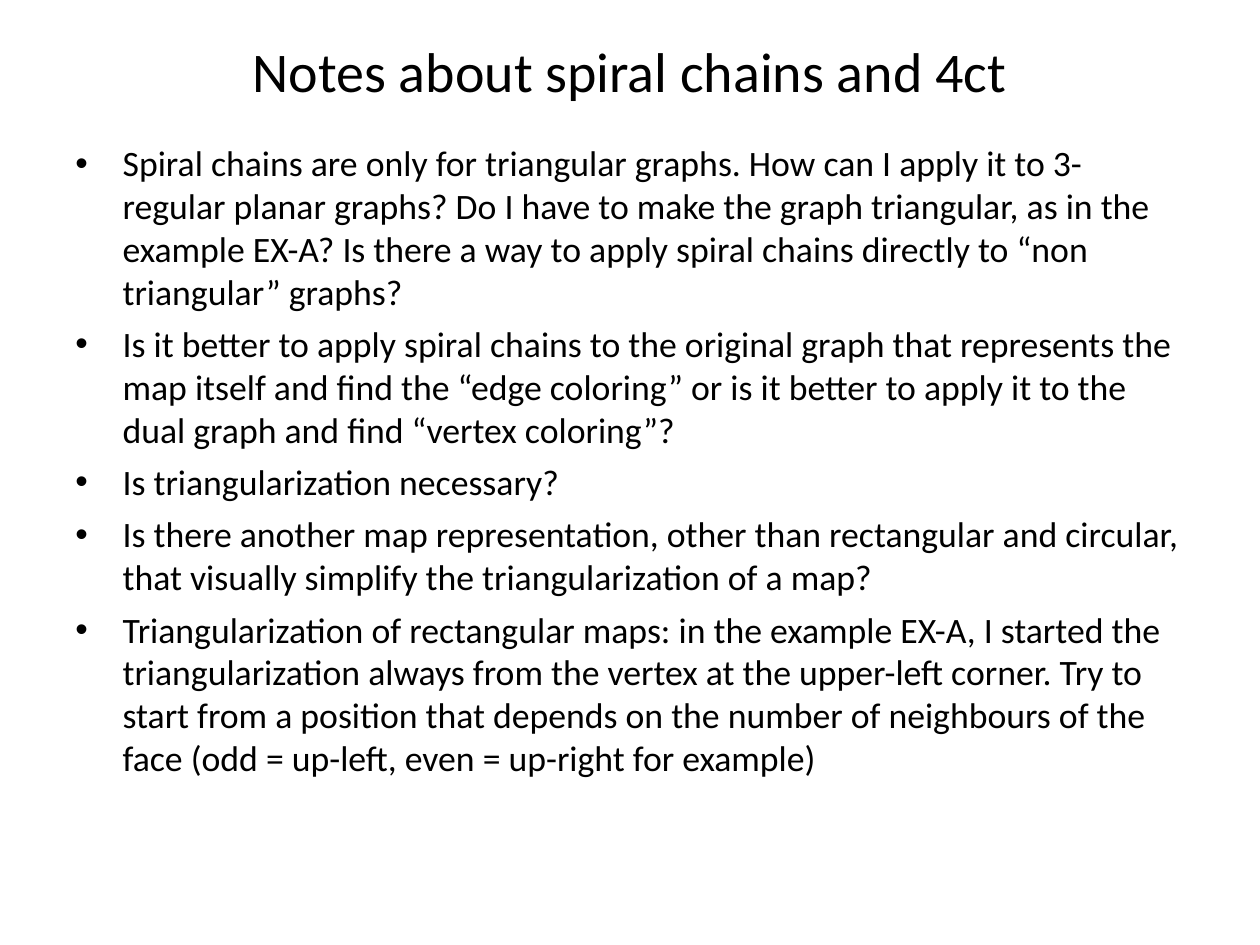
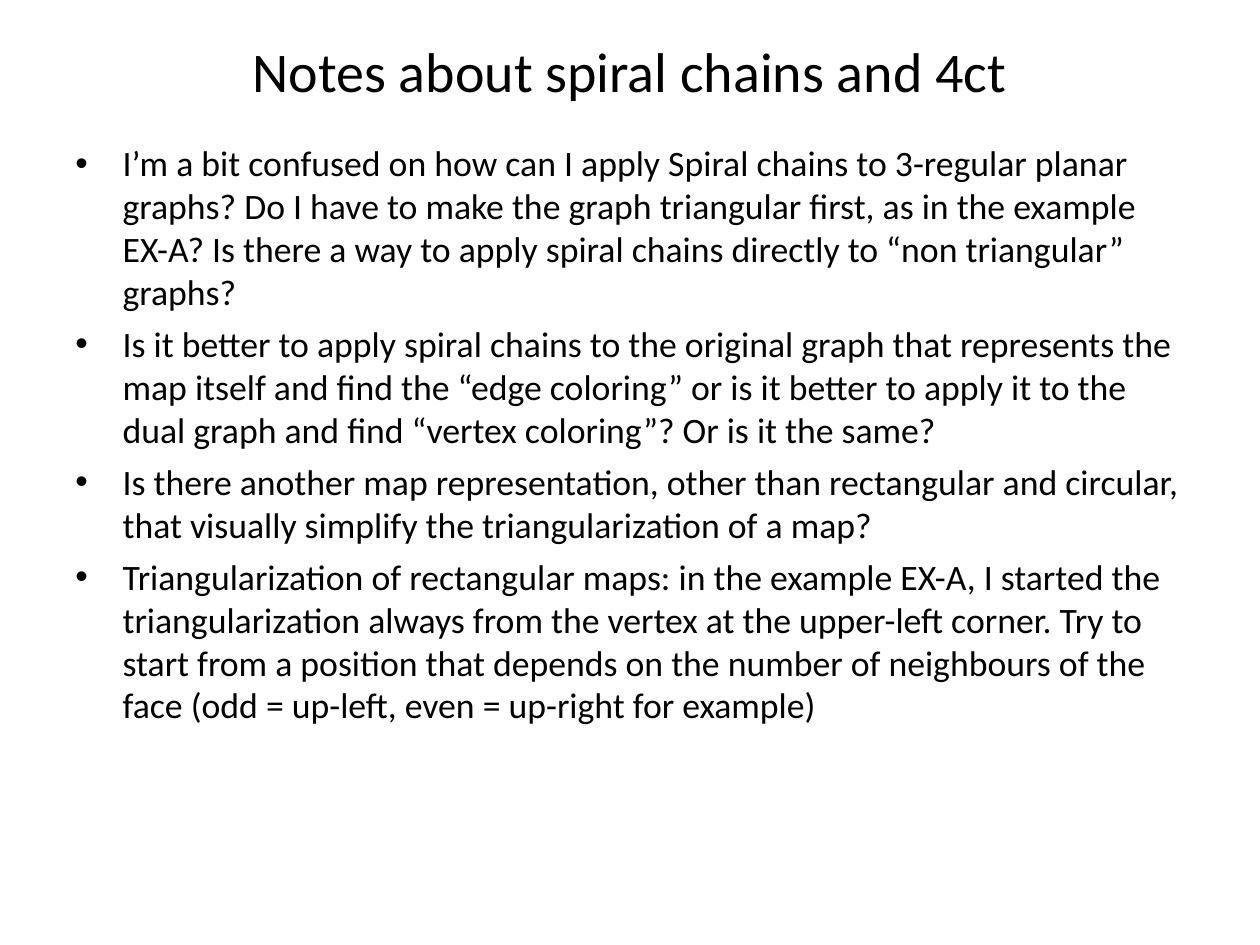
Before and after one commit to stefanutti/maps-coloring-java, a slide deck: slide 5 of ct/ct-docs/cahit-spiral-chains/spiral-chains.ppt. Drawn at 1260x945 pixels with LibreOffice and Linux fonts; fonts in the diff are those of the drawing. Boxes give left, top, right and bottom in pixels: in the first picture for what was removed or moved away, otherwise in the second. Text is boxed around its words. In the diff, an @@ line names an element or a change of style, - is before the commit and + after.

```diff
--- a/ct/ct-docs/cahit-spiral-chains/spiral-chains.ppt
+++ b/ct/ct-docs/cahit-spiral-chains/spiral-chains.ppt
@@ text at (123,151,1170,449): text changed @@
-• Spiral chains are only for triangular graphs. How can I apply it to 3-regular planar graphs? Do I have to make the graph triangular, as in the example EX-A? Is there a way to apply spiral chains directly to “non triangular” graphs?
-• Is it better to apply spiral chains to the original graph that represents the map itself and find the “edge coloring” or is it better to apply it to the dual graph and find “vertex coloring”?
-• Is triangularization necessary?
+• I’m a bit confused on how can I apply Spiral chains to 3-regular planar graphs? Do I have to make the graph triangular first, as in the example EX-A? Is there a way to apply spiral chains directly to “non triangular” graphs?
+• Is it better to apply spiral chains to the original graph that represents the map itself and find the “edge coloring” or is it better to apply it to the dual graph and find “vertex coloring”? Or is it the same?
```
Also in this commit, not shown: 4 other slides changed, 1 slide added, 1 slide removed, 25 other files.
